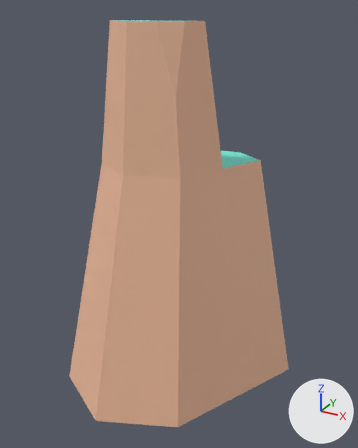
What one commit did to the glTF model assets/models/kit/nature_rock_tallD.glb.
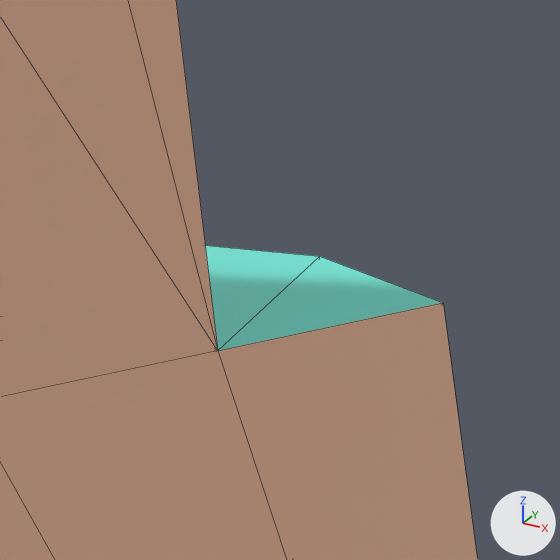
The first picture shows the older version from a 50 mm lens placed at (0.449, -0.836, 0.744), pointed at (-0.007, -0.007, 0.33). The close-ups show the older and then the newer version on the part from 52% to 78% of the width and 24% to 45% of the height of that picture. Only the edits that show in the close-ups are written down. Arrows for +X, +Y and +Z are at lower right; the lights stay in place. The close-ups show mesh edges as thin lines. Vertices at exactly the same position are counted once.

In view in the first close-up: 'nature_rock_tallD'.
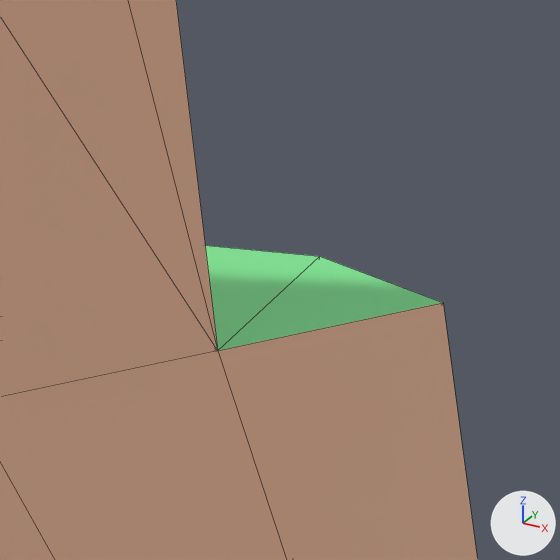
The change in detail:
me_mesh_rock_talld has 21 vertices, 38 faces and spans x -0.221..0.221, y -0.231..0.231, z -0.05..0.722.
me_mesh_rock_talld is used by ob_nature_rock_talld; location (0.0, 0.0, 0.0).
me_mesh_rock_talld part 1: 7 faces centred in x -0.059..0.099, y -0.084..0.061, z 0.466..0.722 are repainted in the vertex colours; the middle colour goes from cyan #73eddd to green #80ed96.

Boxes [x1, y1, x2, y2] around the edits, measured in the close-ups (560 x 560 px):
part 1 of me_mesh_rock_talld, recoloured (cyan to green)
    both: [205, 245, 443, 351]
